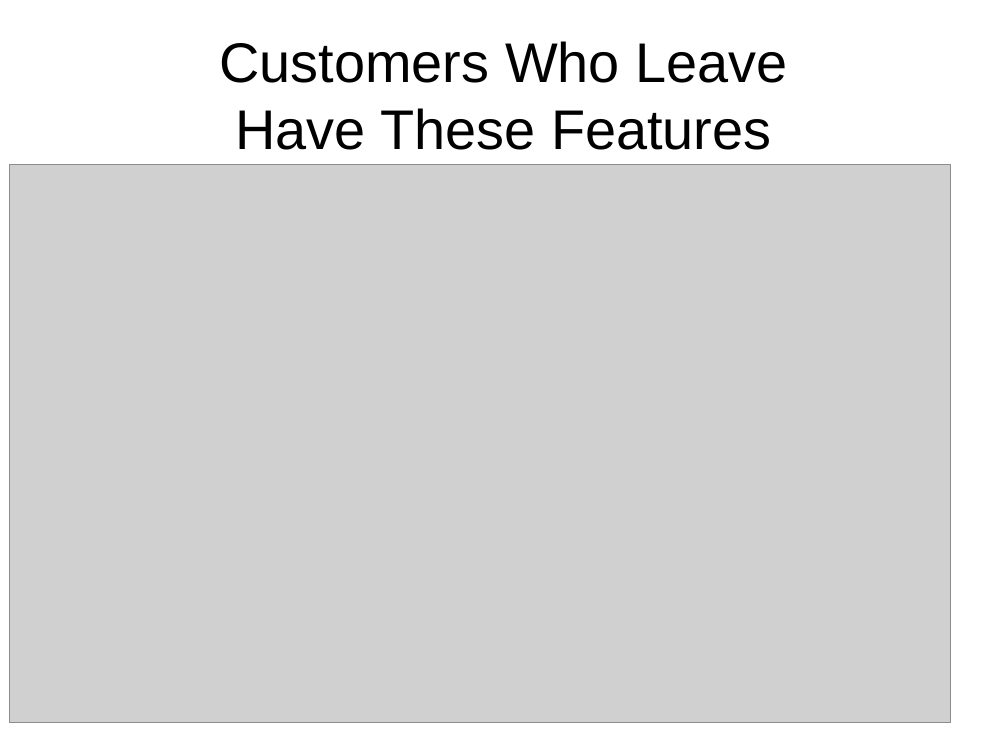
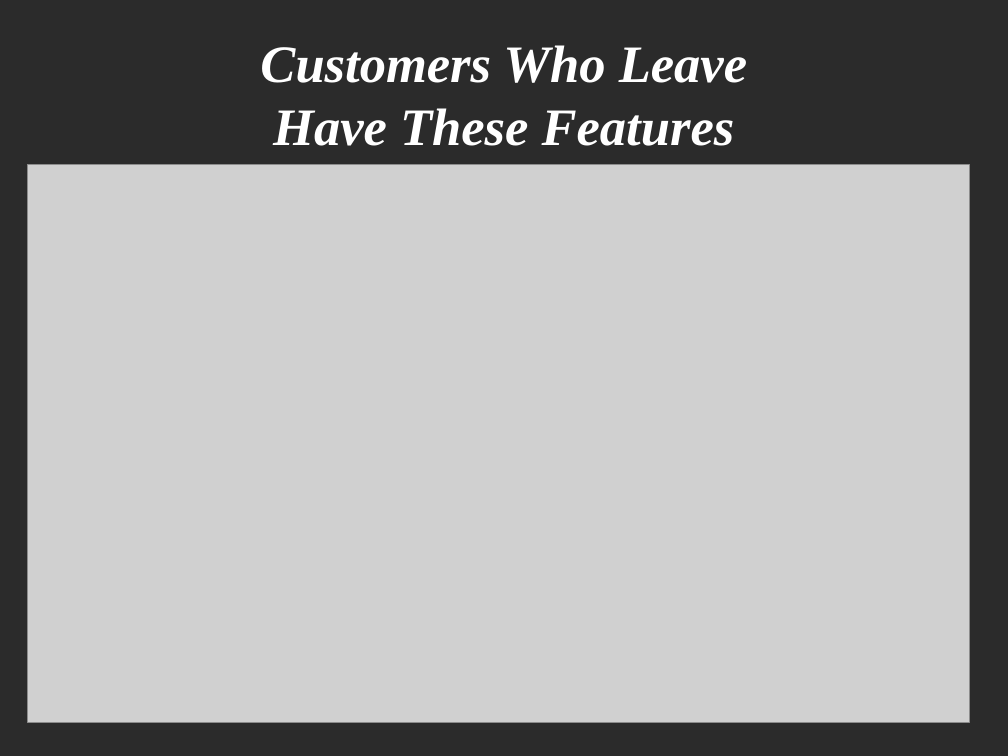
Before and after one commit to tcmcaleer/SyriaTel-Customer-Retention, a slide deck: slide 7 of Presentation.odp. Drawn at 1008x756 pixels with LibreOffice and Linux fonts; fonts in the diff are those of the drawing; grey boxes stand for pictures; background and template pictures are left out; a plain dark background stands for a picture behind light text. Boxes give left, top, right and bottom in pixels: in the first picture for what was removed or moved away, otherwise in the second. Text is boxed around its words. In the diff, an @@ line names an element or a change of style, - is before the commit and + after.

```diff
--- a/Presentation.odp
+++ b/Presentation.odp
@@ background #FFFFFF to picture (left out) @@
@@ title "Customers Who Leave Have These ...": place and size @@
-title "Customers Who Leave Have These ..." at [220, 41, 787, 150]
+title "Customers Who Leave Have These ..." at [260, 45, 747, 146]
@@ title "Customers Who Leave Have These ..." at [260, 45, 747, 146]: size 44 to 41.4 pt, font Arial to Times New Roman, text colour #000000 to #FFFFFF, bold on, italic on @@
@@ picture: place and size @@
-picture at [9, 165, 951, 723]
+picture at [27, 165, 970, 723]
```
Also in this commit, not shown: 7 other slides changed, 1 other file.
